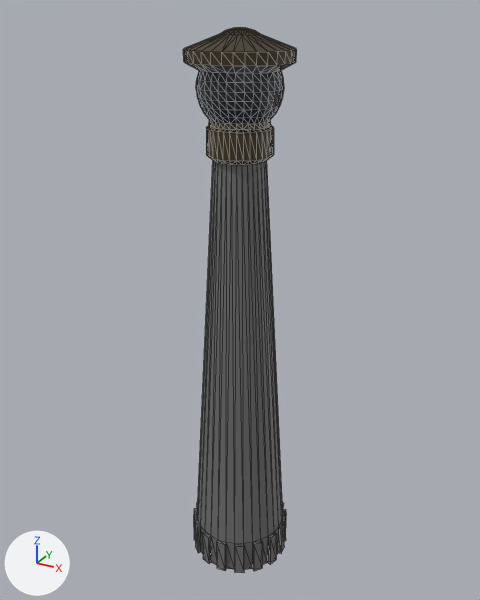
Renders of the glTF model lesson_1.bot/public/models/tower.glb from each side of a commit.
Both versions are drawn from a 50 mm lens placed at (3.52, -6.4, 6.04), pointed at (-0.06, 0.1, 2.78). The axes (+X, +Y, +Z) are drawn at lower left. The lights are the same throughout. Mesh edges are drawn as thin lines. Where no turn or scale is listed for an object, it has been applied to the vertices. Vertices at the same position are counted once.
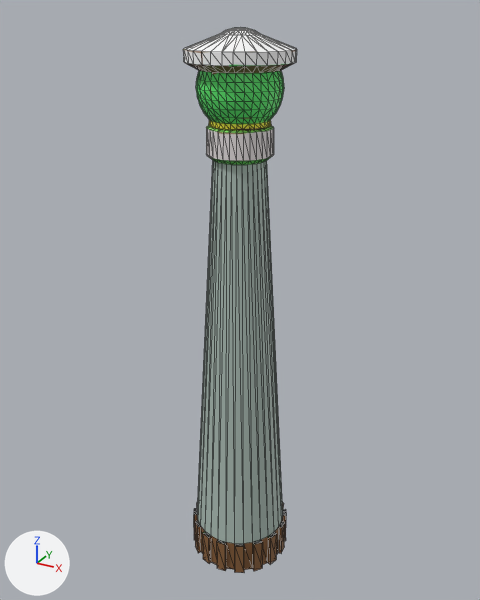
What differs and where, as boxes (x1, y1, x2, y2) in the pictures (480 x 600 px):
'Cylinder', surface changed: (183, 27, 297, 573) in both
part 1 of me_cylinder, surface changed: (186, 63, 294, 573) in both
part 2 of me_cylinder, recoloured: (183, 27, 297, 165) in both
part 3 of me_cylinder, recoloured (grey to green): (196, 70, 284, 124) in both

The change, as a diff of the scene's bpy script:
```diff
--- a/lesson_1.bot/public/models/tower.glb.py
+++ b/lesson_1.bot/public/models/tower.glb.py
@@ img_untitled @@
+img_untitled = load_image('Untitled', '_unpacked/Untitled', 1024, 1024, 'sRGB')
@@ mat_material_001 @@
 mat_material_001 = principled_material('Material.001')
-mat_material_001.base_color = (0.158, 0.158, 0.158)  # grey #6f6f6f
+mat_material_001.texture = img_untitled
@@ me_cylinder @@
 me_cylinder.from_pydata(...)  # 738 vertices, 1438 faces; spans x -0.65..0.65, y -0.65..0.65, z -0.84..5.86
 # used by ob_cylinder; location = (0.0, 0.0, 0.0)
+# me_cylinder part 1: 1438 kept faces spanning x -0.65..0.65, y -0.65..0.65, z -0.84..5.86 get new texture (UV) coordinates
+# me_cylinder part 2: 544 faces spanning x -0.58..0.58, y -0.58..0.58, z 4.52..5.86 switch from mat_material (brown #3b2f12) to mat_material_001 (picture img_untitled)
+# me_cylinder part 3: 384 faces spanning x -0.46..0.46, y -0.46..0.46, z 4.95..5.45 switch from mat_material_002 (black #21242b) to mat_material_001 (picture img_untitled)
```
